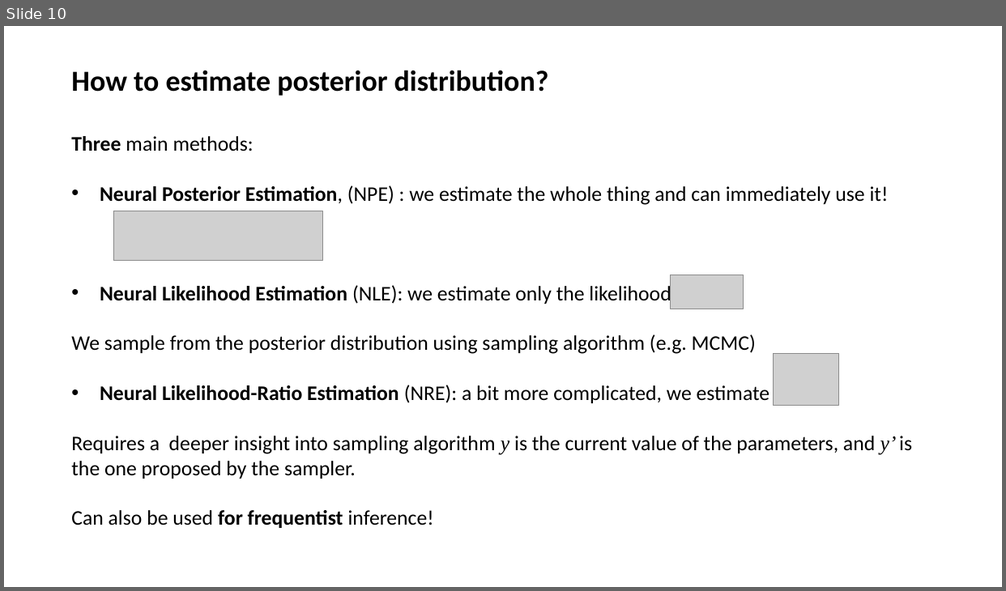
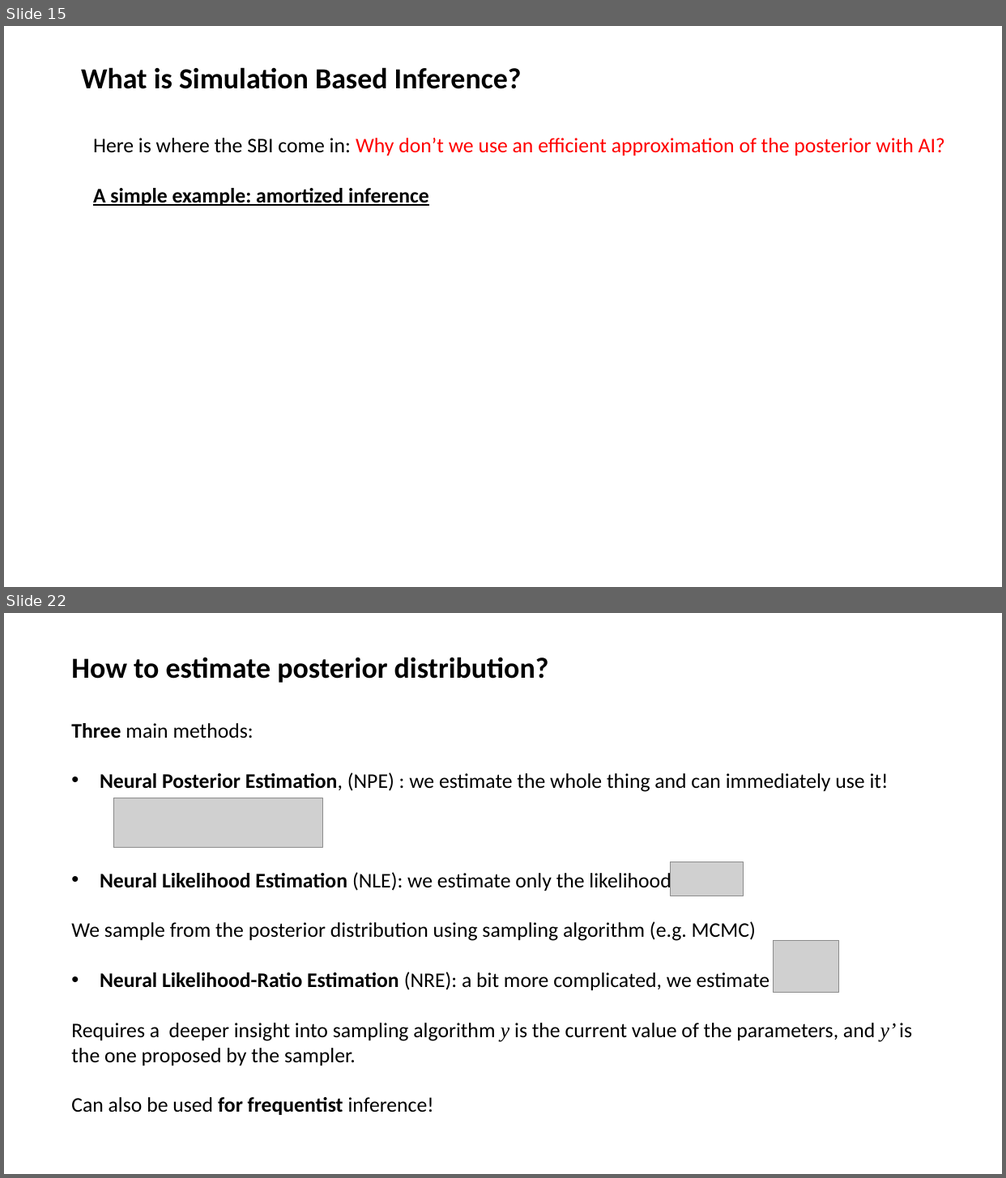
Before and after one commit to albazarova/sbi_intro, a slide deck: SBI_tutorial_v1.2.pptx. Shown one above the other, each under a label of ours: slide 10 before the commit, slides 15 and 22 after it; the slides between them are not shown. The pictures are 1006x591 and 1006x1178 pixels, drawn with LibreOffice and Linux fonts; fonts in the diff are those of the drawing; grey boxes stand for pictures. Boxes give left, top, right and bottom in pixels: in the first picture for what was removed or moved away, otherwise in the second. Text is boxed around its words. In the diff, an @@ line names an element or a change of style, - is before the commit and + after.

```diff
--- a/SBI_tutorial_v1.2.pptx
+++ b/SBI_tutorial_v1.2.pptx
@@ slide 15 added at [4,26,1002,587], background #FFFFFF @@
@@ text added at [81,67,522,89], 28 pt, text #000000, bold @@
+What is Simulation Based Inference?
@@ text added at [93,138,945,206], 20 pt, text #FF0000 @@
+Here is where the SBI come in: Why don’t we use an efficient approximation of the posterior with AI?
+A simple example: amortized inference
@@ what was slide 10 is now slide 22 @@
```
Also in this commit, not shown: 4 slides changed, 20 other slides added.
